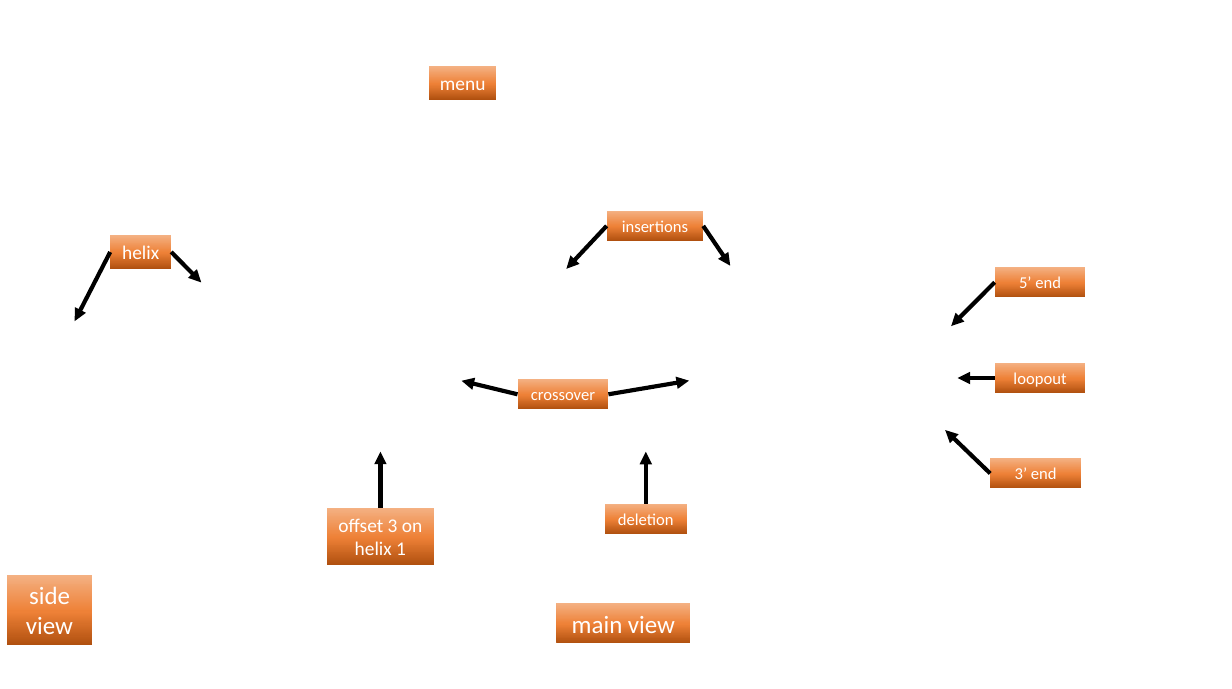
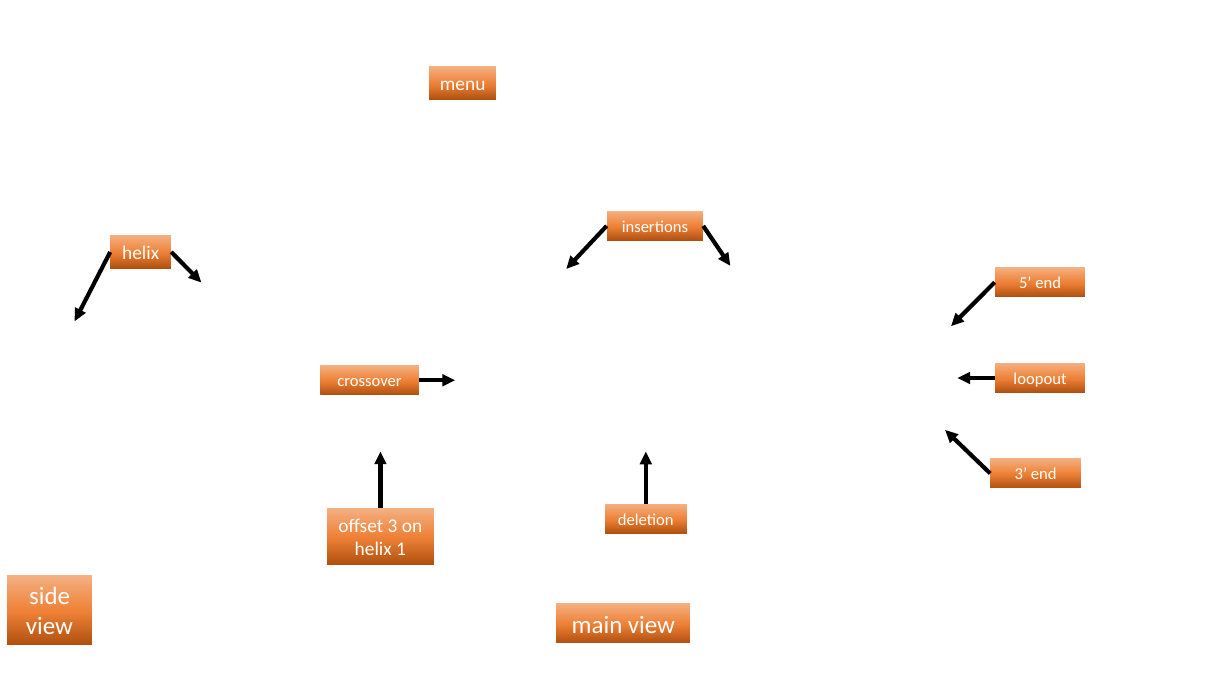
Before and after one commit to UC-Davis-molecular-computing/scadnano, a slide deck: slide 1 of doc-images/screenshot-initial.pptx. Drawn at 1232x689 pixels with LibreOffice and Linux fonts; fonts in the diff are those of the drawing; background and template pictures are left out. Boxes give left, top, right and bottom in pixels: in the first picture for what was removed or moved away, otherwise in the second. Text is boxed around its words. In the diff, an @@ line names an element or a change of style, - is before the commit and + after.

```diff
--- a/doc-images/screenshot-initial.pptx
+++ b/doc-images/screenshot-initial.pptx
@@ rectangle "crossover": place and size @@
-rectangle "crossover" at (518, 379, 609, 409)
+rectangle "crossover" at (320, 365, 419, 395)
@@ arrow moved from (609, 394) - (689, 381) to (419, 380) - (455, 380) @@
@@ arrow removed from (518, 394) to (462, 381) @@
```
Also in this commit, not shown: 2 other files.
